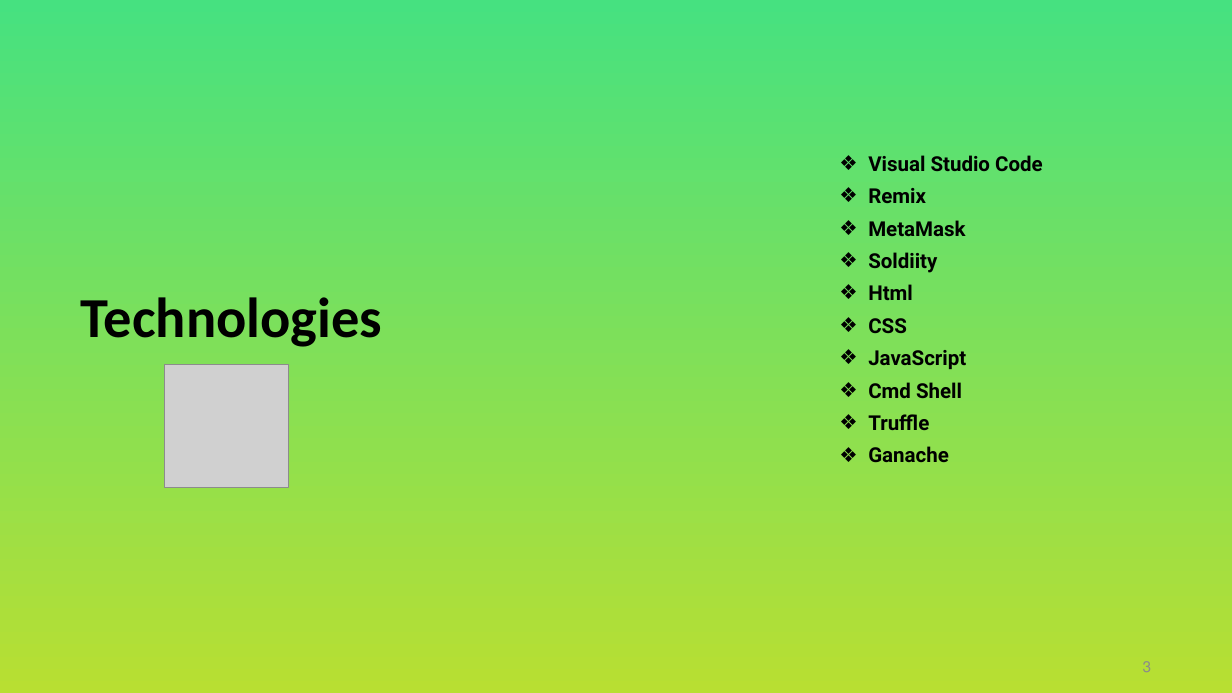
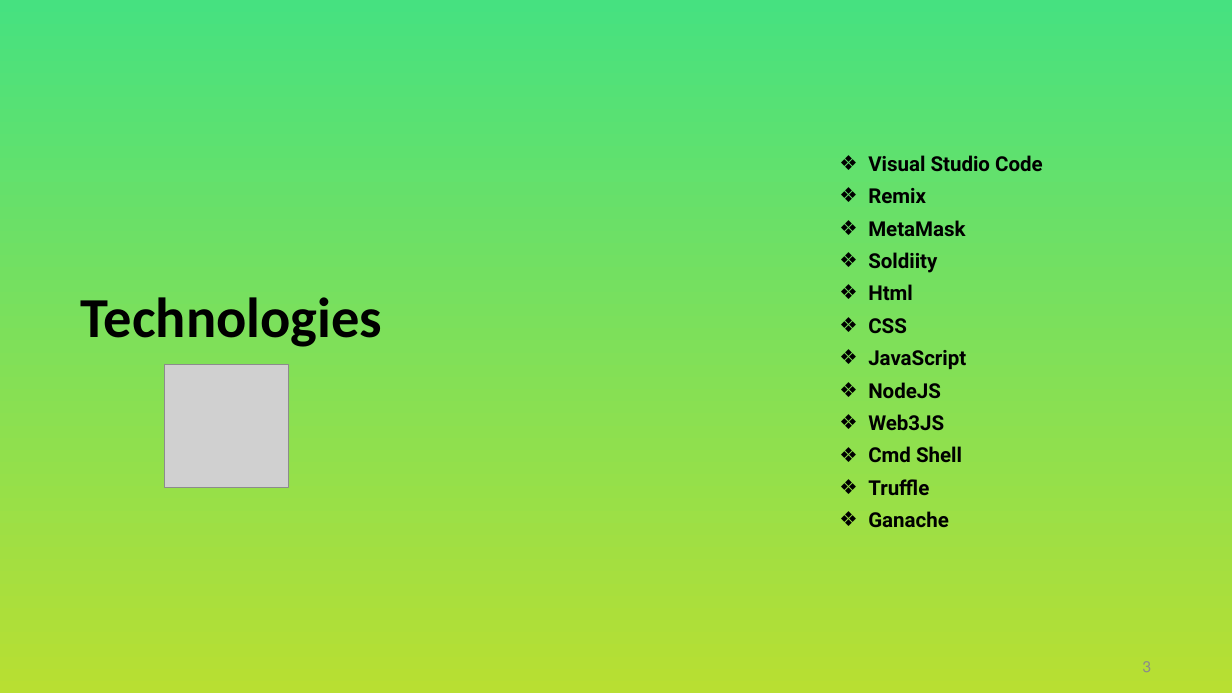
Before and after one commit to ronfri48/Play4Play, a slide deck: slide 3 of docs/Blockchain Final Project.pptx. Drawn at 1232x693 pixels with LibreOffice and Linux fonts; fonts in the diff are those of the drawing; grey boxes stand for pictures; background and template pictures are left out. Boxes give left, top, right and bottom in pixels: in the first picture for what was removed or moved away, otherwise in the second. Text is boxed around its words. In the diff, an @@ line names an element or a change of style, - is before the commit and + after.

Commit message:
updated ptx

```diff
--- a/docs/Blockchain Final Project.pptx
+++ b/docs/Blockchain Final Project.pptx
@@ text at [868,382,944,431]: paragraphs added @@
+❖ NodeJS
+❖ Web3JS
```
Also in this commit, not shown: 3 other slides changed, 4 slides added, 2 slides removed.
